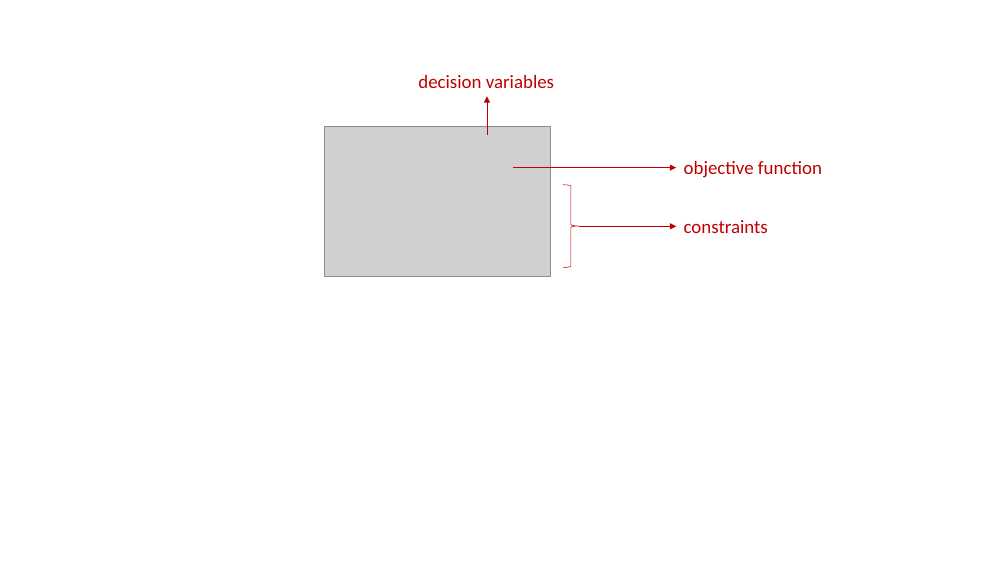
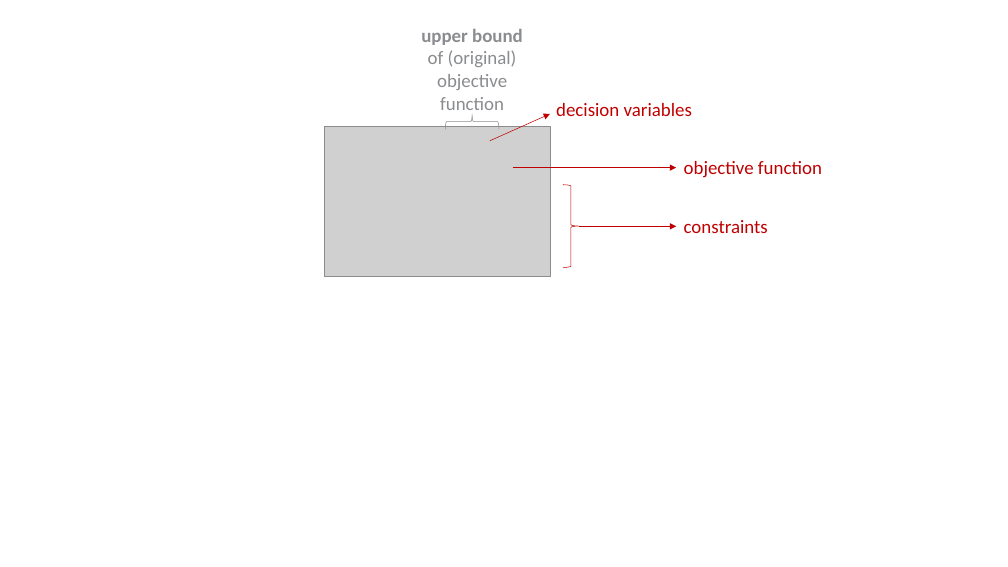
Before and after one commit to khanhnguyendata/duality, a slide deck: slide 2 of ppt/medium.pptx. Drawn at 1008x567 pixels with LibreOffice and Linux fonts; fonts in the diff are those of the drawing; grey boxes stand for pictures. Boxes give left, top, right and bottom in pixels: in the first picture for what was removed or moved away, otherwise in the second. Text is boxed around its words. In the diff, an @@ line names an element or a change of style, - is before the commit and + after.

Commit message:
Update slides

```diff
--- a/ppt/medium.pptx
+++ b/ppt/medium.pptx
@@ text added at bbox=[421, 29, 523, 115], 18 pt, text #8A8C8F @@
+upper bound of (original) objective function
@@ left brace added at bbox=[445, 114, 499, 130], outline #8A8C8F 0.5 pt @@
@@ arrow moved from (487, 135) - (487, 96) to (490, 141) - (550, 114) @@
@@ text "decision variables": place and size @@
-text "decision variables" at bbox=[418, 75, 554, 88]
+text "decision variables" at bbox=[556, 103, 692, 116]
```
Also in this commit, not shown: 3 other slides changed, 4 slides added, 1 slide removed.
